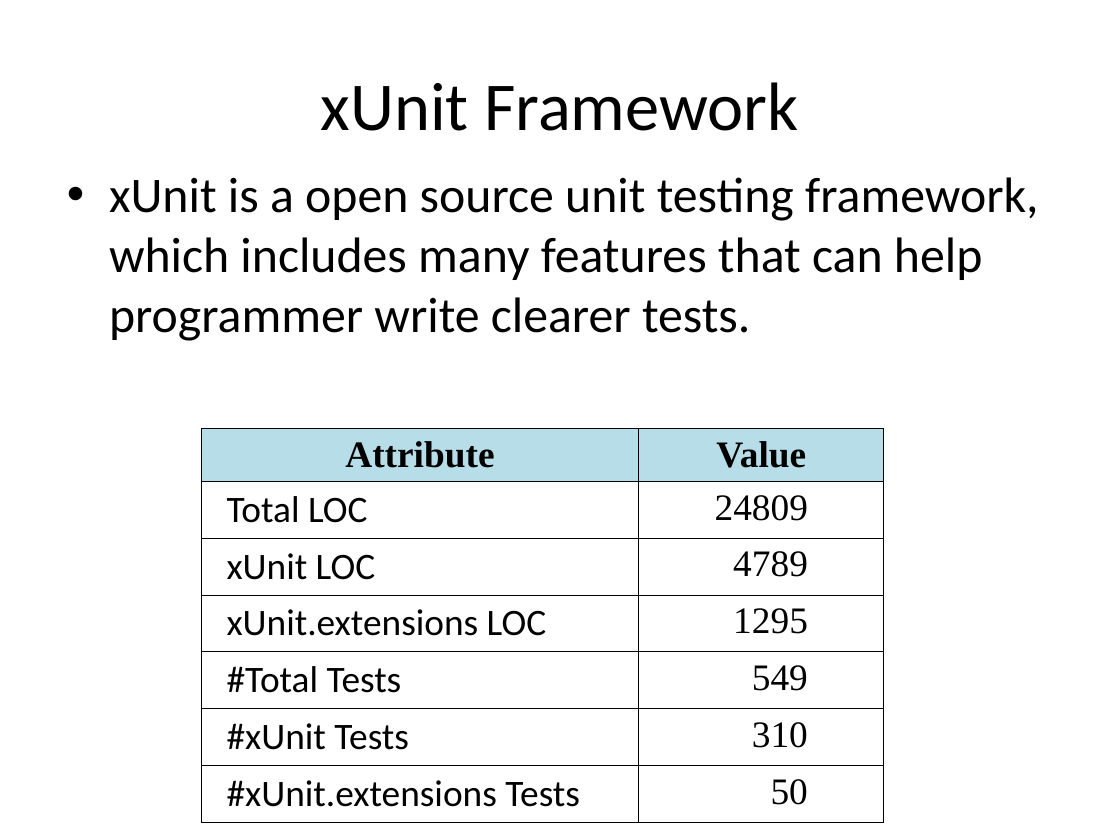
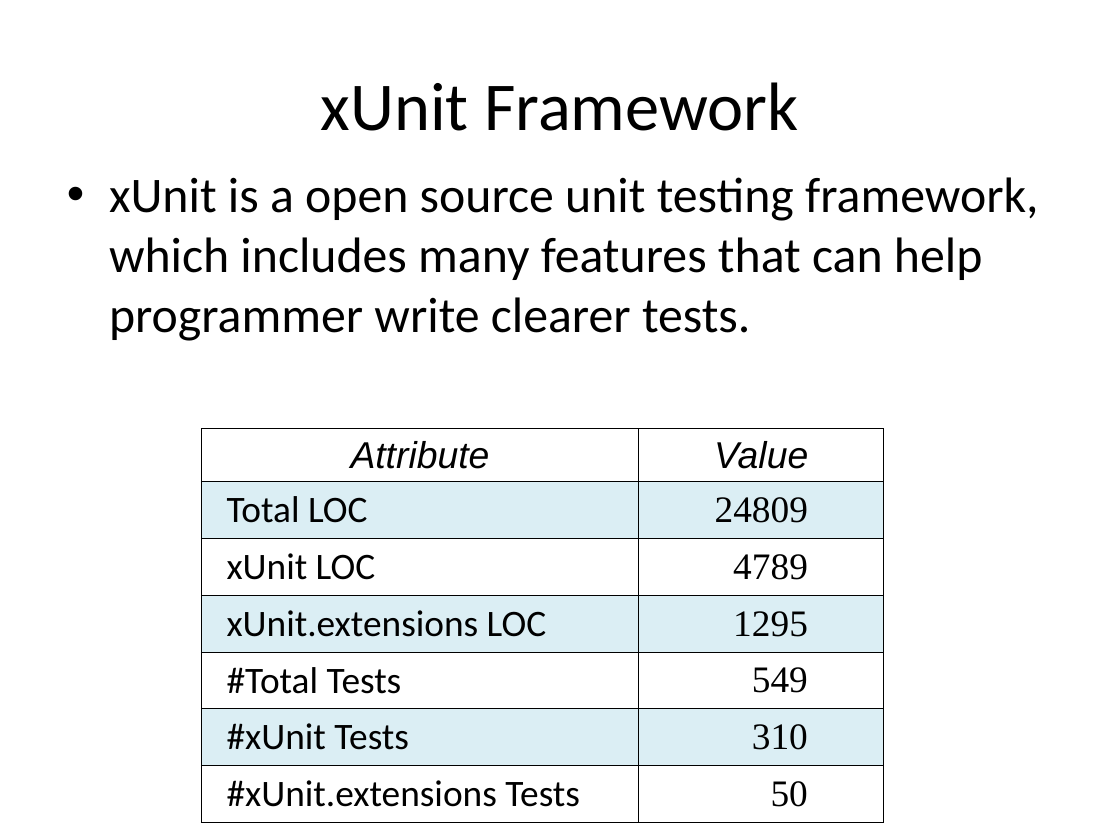
Before and after one commit to mentaman/cspat, a slide deck: slide 3 of xunit/report/Testing.ppt. Drawn at 1120x840 pixels with LibreOffice and Linux fonts; fonts in the diff are those of the drawing. Boxes give left, top, right and bottom in pixels: in the first picture for what was removed or moved away, otherwise in the second. Text is boxed around its words. In the diff, an @@ line names an element or a change of style, - is before the commit and + after.

```diff
--- a/xunit/report/Testing.ppt
+++ b/xunit/report/Testing.ppt
@@ table at (202, 429, 885, 811) @@
@@ fill #B7DEE8 to #FFFFFF in row 1 @@
@@ fill none to #DBEEF4 in 6 cells @@
@@ font Times New Roman to Arial, bold off, italic on in "Attribute", "Value" @@
```
